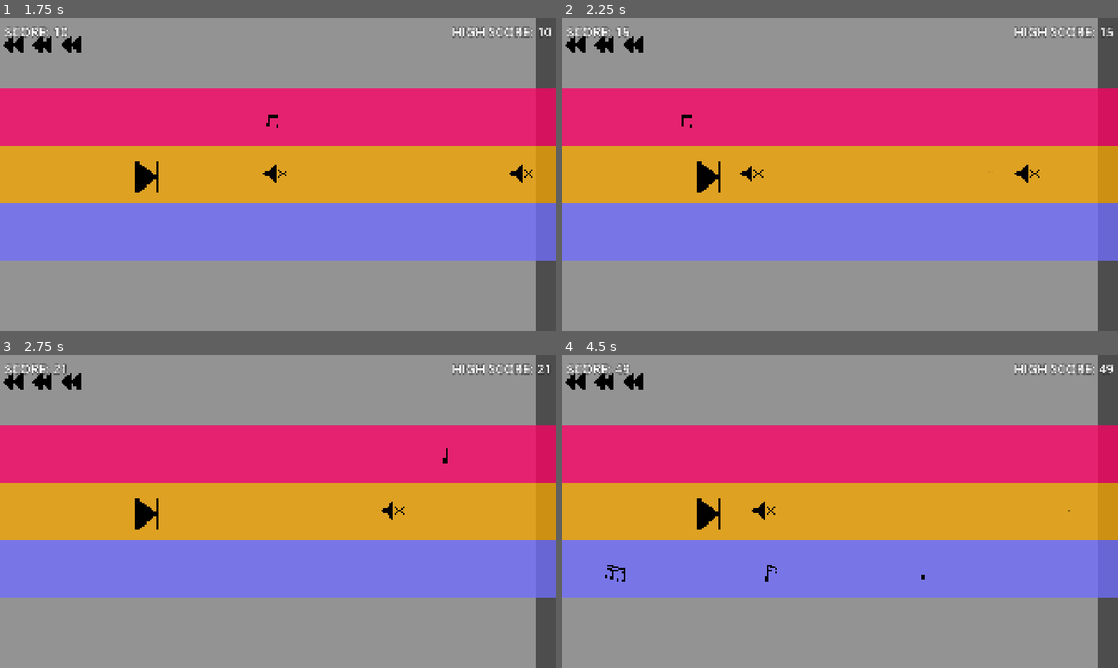
Above: before the commit, frames 1-4 (two rows, left to right).
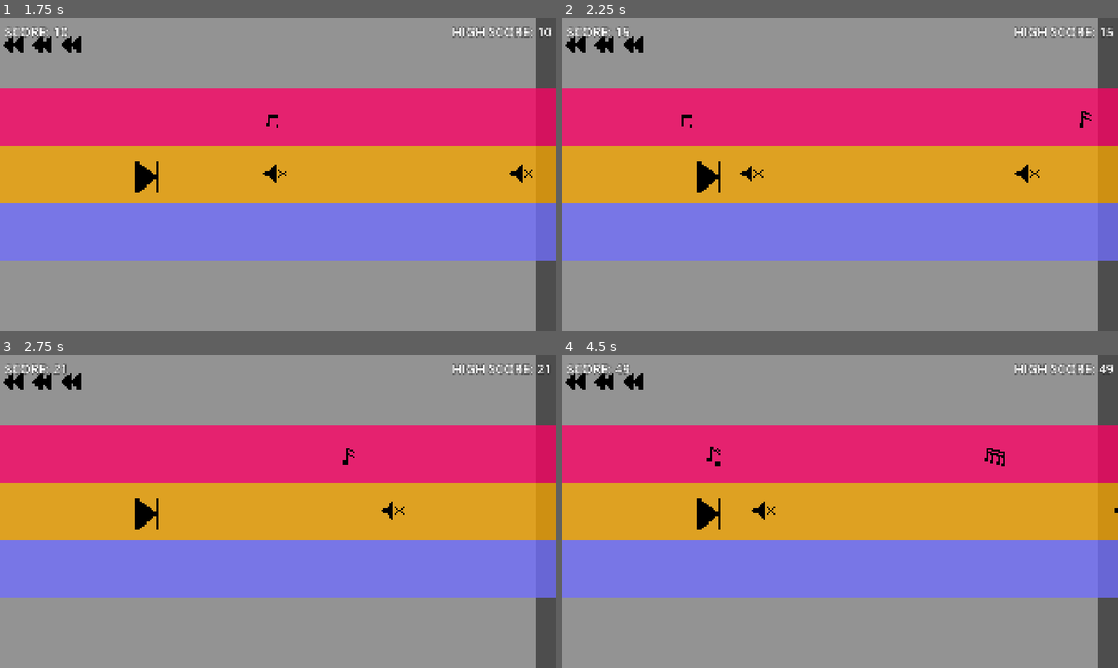
Above: after the commit, the same moments.

Repository: chorwat2137/haven-2026
Game: Godot game, scene res://scenes/main.tscn
Two runs of this game, one before a commit and one after it. Both use one fixed random seed, a clock stepped at 60 frames per second and the inputs below.
Inputs:
- Up to frame 1 (1.75 s): tap Enter (ui_accept) at 0.5, 0.77, 1.52 s; hold Right (ui_right) from 0.53 s (still down); tap Space (shoot) at 0.6, 1.35 s
- Up to frame 2 (2.25 s): release Right (ui_right) at 2.03 s; hold Left (ui_left) from 2.03 s (still down); tap Space (shoot) at 2.1 s
- Up to frame 3 (2.75 s): keep holding Left (ui_left)
- Up to frame 4 (4.5 s): release Left (ui_left) at 2.78 s; hold Right (ui_right) 2.78-4.28 s; tap Space (shoot) at 2.85, 3.6, 4.35 s; tap Enter (ui_accept) at 3.02, 3.77 s; hold Left (ui_left) from 4.28 s (still down)

Frame 1 is identical in both runs. In frame 2, less than 0.1% of the frame differs, in the area x 93-96%, y 29-36%; in frame 3, less than 0.1%; in frame 4, 0.3%, in the area x 7-100%, y 29-73%.

Commit message:
Automatic sync

Diff:
--- a/scripts/main.gd
+++ b/scripts/main.gd
@@ -41,8 +41,8 @@
 	var input_min = START_SPEED
 	var input_max = MAX_SPEED
 
-	var output_min = 500.0
-	var output_max = 1500.0
+	var output_min = 300.0
+	var output_max = 1000.0
 
 	return output_min + (input - input_min) * (output_max - output_min) / (input_max - input_min)
 
